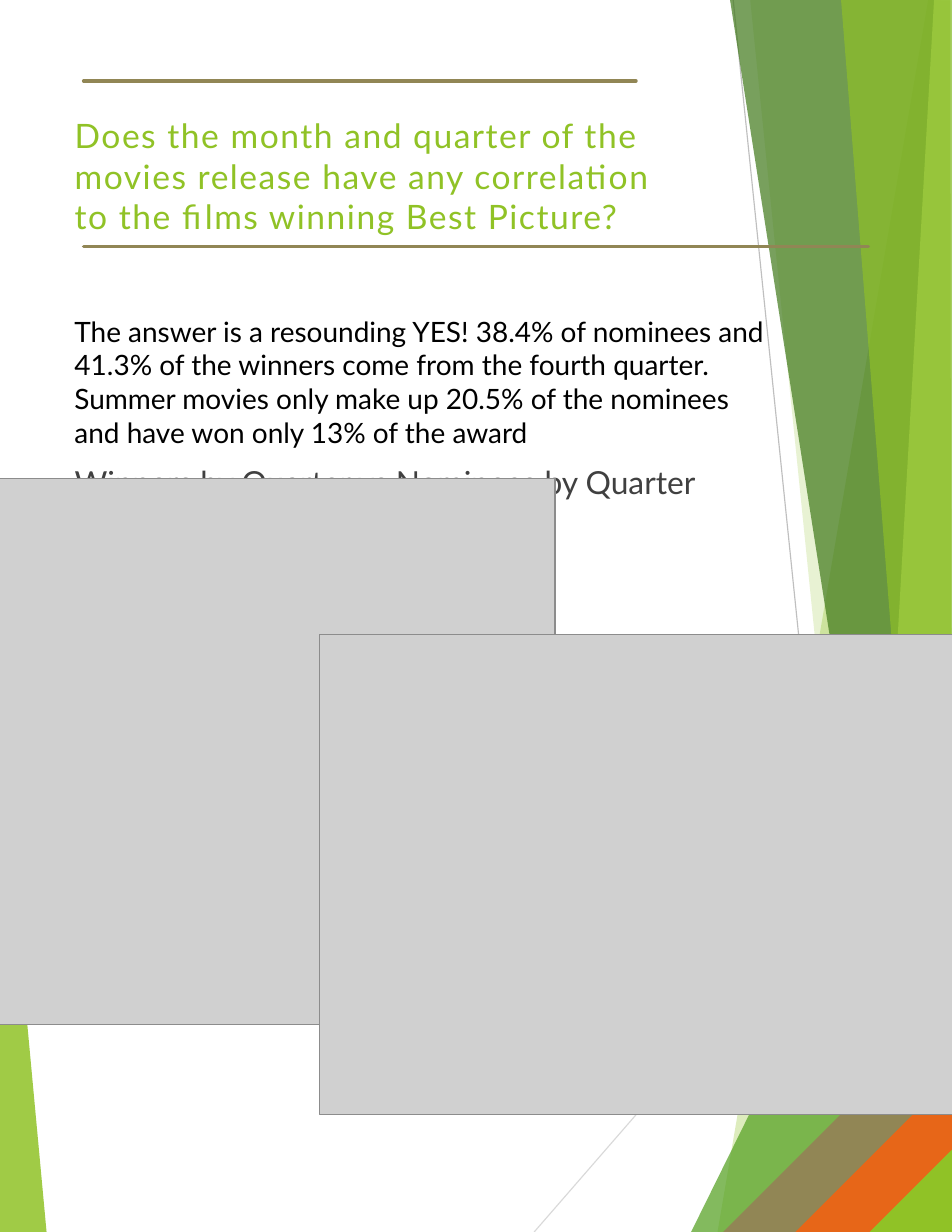
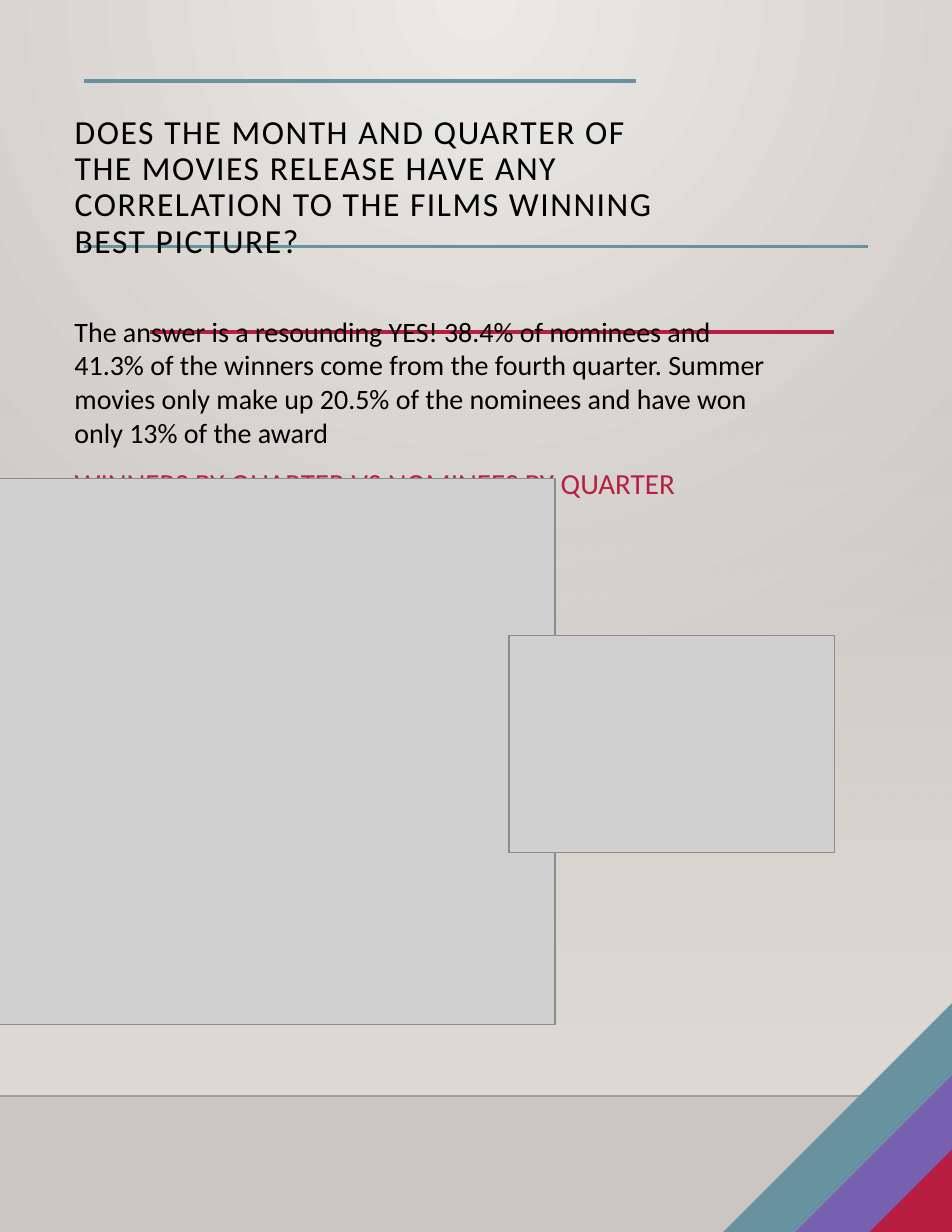
Before and after one commit to newton1021/project1, a slide deck: slide 3 of ANALYZING THE OSCARS.pptx. Drawn at 952x1232 pixels with LibreOffice and Linux fonts; fonts in the diff are those of the drawing; grey boxes stand for pictures; background and template pictures are left out. Boxes give left, top, right and bottom in pixels: in the first picture for what was removed or moved away, otherwise in the second. Text is boxed around its words. In the diff, an @@ line names an element or a change of style, - is before the commit and + after.

Commit message:
Slide changes

```diff
--- a/ANALYZING THE OSCARS.pptx
+++ b/ANALYZING THE OSCARS.pptx
@@ background #FFFFFF to gradient #ECEAE7 to #CAC7C1 @@
@@ line (636, 81) - (84, 81): stroke #918655 2.25 pt to #6892A0 2.25 pt @@
@@ title at box(75, 122, 651, 254): text changed; font Lato to Calibri; text colour #90C226 to #000000 @@
-Does the month and quarter of the movies release have any correlation to the films winning Best Picture?
+DOES THE MONTH AND QUARTER OF THE MOVIES RELEASE HAVE ANY CORRELATION TO THE FILMS WINNING BEST PICTURE?
@@ line (868, 246) - (84, 246): stroke #918655 2.25 pt to #6892A0 2.25 pt @@
@@ text "The answer is a resounding ..." at box(74, 322, 764, 448): font Lato to Calibri @@
@@ line added from (150, 332) to (834, 332), #B71E42 2.5 pt @@
@@ rectangle added at box(0, 362, 952, 1094), fill gradient #DFDBD5 @@
@@ text at box(75, 475, 675, 498): text changed; size 20.4 to 18.7 pt; font Lato to Calibri; text colour #404040 to #B71E42 @@
-Winners by Quarter vs Nominees by Quarter
+WINNERS BY QUARTER VS NOMINEES BY QUARTER
@@ picture: place and size @@
-picture at box(320, 634, 952, 1114)
+picture at box(510, 635, 834, 852)
@@ group removed at box(0, 0, 952, 1232): 8 freeform shapes, 2 lines @@
@@ right triangle at box(724, 1004, 952, 1232): fill #918655 to #6892A0 @@
@@ right triangle at box(795, 1073, 952, 1232): fill #E76618 to #795FAF @@
@@ line added from (0, 1096) to (952, 1096), #000001 1 pt @@
@@ right triangle at box(870, 1147, 952, 1232): fill #90C226 to #B71E42 @@
```
Also in this commit, not shown: 9 other slides changed.
